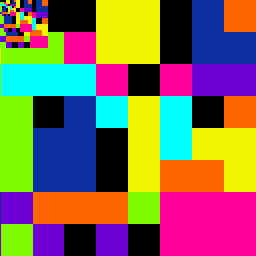
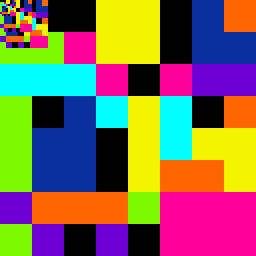
Before/after of a 256×256 layered artwork. What changed in the layer stack:
renamed "256x256" to "32x32", painted on it over left=0, top=48, right=33, bottom=256
renamed "16x16" to "256x256", moved it below "48x48", painted on it over left=0, top=48, right=33, bottom=256
